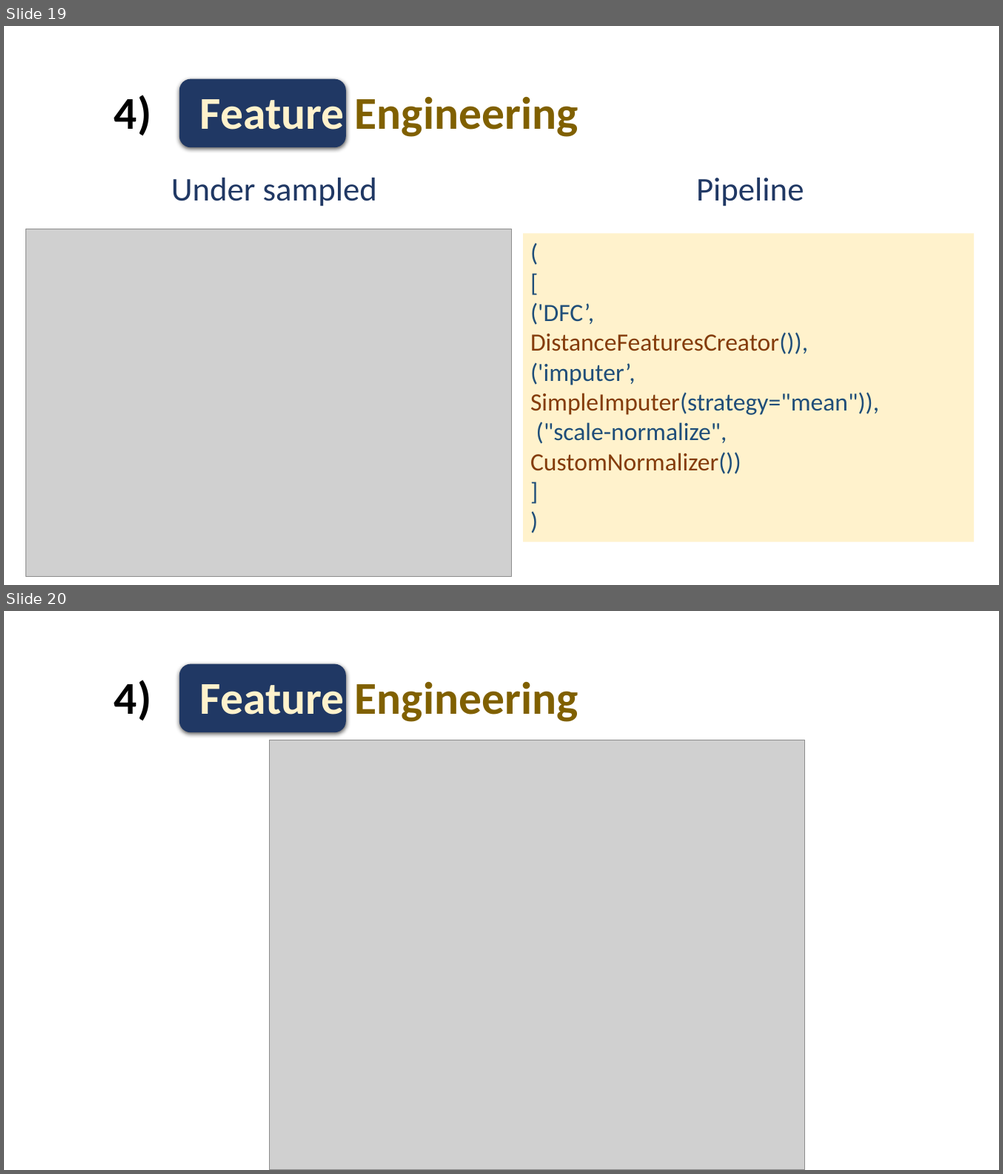
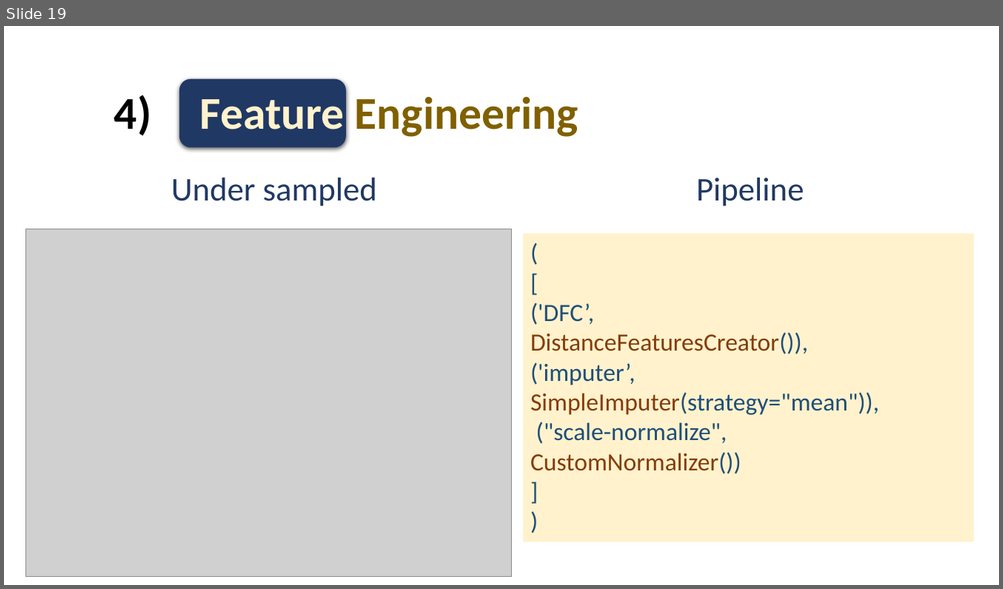
Before and after one commit to Tinsae/Thinkful-Data-Science, a slide deck: DS/Unit 3/Capstone_Presentation1.pptx. Shown one above the other, each under a label of ours: slides 19 and 20 before the commit, slide 19 after it. The pictures are 1003x1174 and 1003x589 pixels, drawn with LibreOffice and Linux fonts; fonts in the diff are those of the drawing; grey boxes stand for pictures. Boxes give left, top, right and bottom in pixels: in the first picture for what was removed or moved away, otherwise in the second. Text is boxed around its words. In the diff, an @@ line names an element or a change of style, - is before the commit and + after.

```diff
--- a/DS/Unit 3/Capstone_Presentation1.pptx
+++ b/DS/Unit 3/Capstone_Presentation1.pptx
@@ slide 20 removed at (x1=4, y1=611, x2=999, y2=1170), background #FFFFFF @@
@@ rounded rectangle removed at (x1=179, y1=664, x2=346, y2=732) @@
@@ text removed at (x1=114, y1=680, x2=151, y2=721) @@
-4)
@@ text removed at (x1=200, y1=681, x2=578, y2=722) @@
-Feature Engineering
@@ picture removed at (x1=269, y1=740, x2=805, y2=1170) @@
```
Also in this commit, not shown: 1 slide added, 2 other files.
